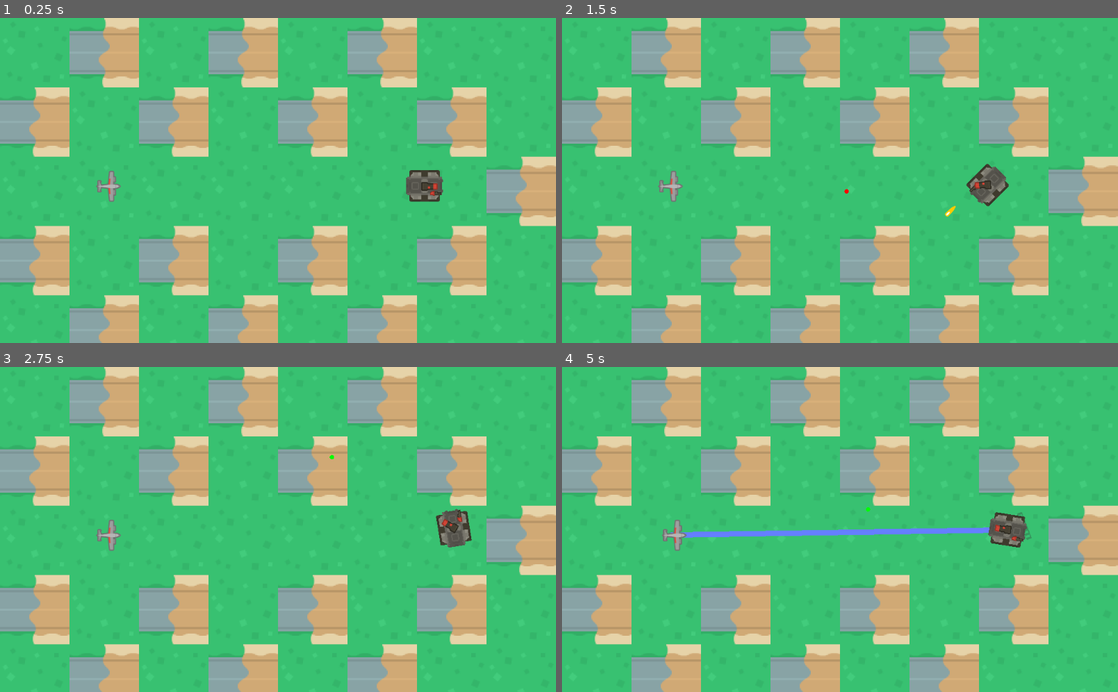
Above: before the commit, frames 1-4 (two rows, left to right).
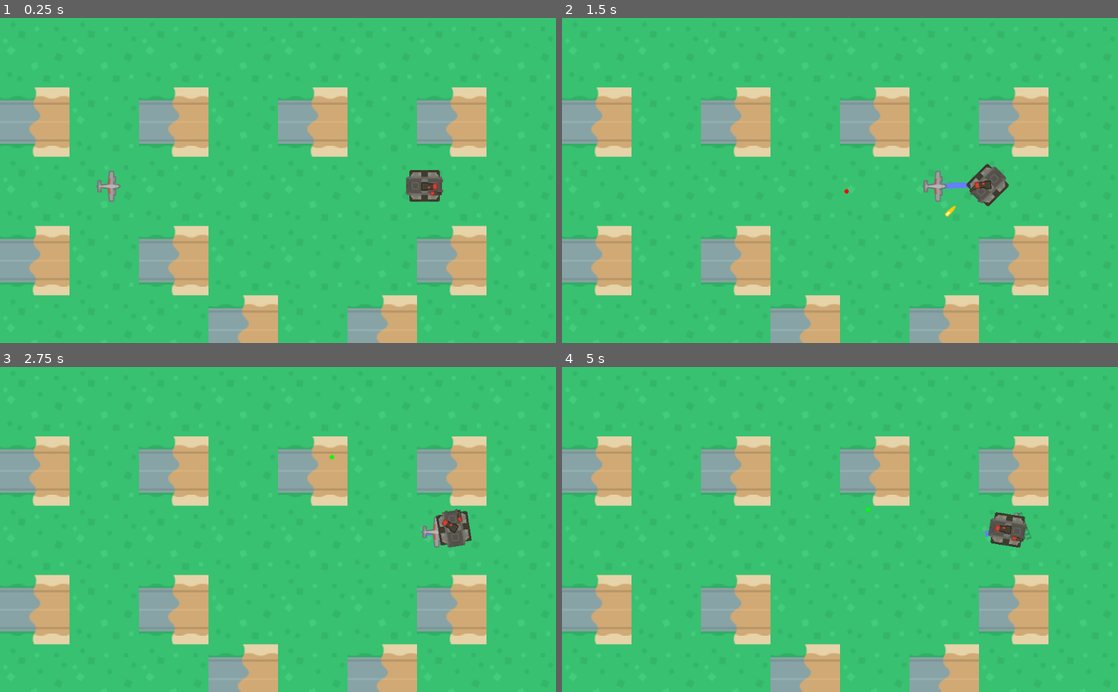
Above: after the commit, the same moments.

Repository: Lucas-B-C-Oliveira/Rougue-Tank-IA
Game: Godot game, scene res://Scenes/TestForPathFinding.tscn
The game is run twice, just before and just after one commit, with the same random seed, the same clock (stepped at 60 frames per second) and the same inputs. This scene is started directly instead of the project's main scene.
Inputs (mouse positions are in pixels of both pictures, inside the frame that each line leads up to):
- Up to frame 1 (0.25 s): no input
- Up to frame 2 (1.5 s): move the mouse to (962, 164) at 0.52 s; hold Right (ui_right) 0.53-1.28 s; right-click (962, 164) at 0.6 s; click (962, 164) at 0.67 s; move the mouse to (728, 196) at 1.27 s; hold Down (ui_down) from 1.28 s (still down); right-click (728, 196) at 1.35 s
- Up to frame 3 (2.75 s): move the mouse to (333, 458) at 2.02 s; release Down (ui_down) at 2.03 s; hold Right (ui_right) from 2.03 s (still down); right-click (333, 458) at 2.1 s
- Up to frame 4 (5 s): move the mouse to (812, 594) at 2.77 s; release Right (ui_right) at 2.78 s; hold Up (ui_up) 2.78-3.53 s; right-click (812, 594) at 2.85 s; click (812, 594) at 2.92 s; move the mouse to (1006, 578) at 3.52 s; hold Left (ui_left) from 3.53 s (still down); right-click (1006, 578) at 3.6 s; move the mouse to (673, 480) at 4.27 s; right-click (673, 480) at 4.35 s

The runs differ from the first frame. In frame 1, 13% of the frame differs, in the area x 12-100%, y 0-100%; in frame 2, 13%; in frame 3, 13%; in frame 4, 14%.

Commit message:
Enemy colliding with player and verification path system

Diff:
--- a/Game/Scenes/TestForPathFinding.tscn
+++ b/Game/Scenes/TestForPathFinding.tscn
@@ -18,7 +18,7 @@
 tile_set = ExtResource( 2 )
 cell_size = Vector2( 128, 128 )
 format = 1
-tile_data = PoolIntArray( 0, 0, 0, 1, 30, 0, 2, 0, 0, 3, 30, 0, 4, 0, 0, 5, 30, 0, 6, 0, 0, 7, 0, 0, 8, 0, 0, 9, 0, 0, 65536, 30, 0, 65537, 0, 0, 65538, 30, 0, 65539, 0, 0, 65540, 30, 0, 65541, 0, 0, 65542, 30, 0, 65543, 0, 0, 65544, 0, 0, 65545, 0, 0, 131072, 0, 0, 131073, 0, 0, 131074, 0, 0, 131075, 0, 0, 131076, 0, 0, 131077, 0, 0, 131078, 0, 0, 131079, 30, 0, 131080, 0, 0, 131081, 0, 0, 196608, 30, 0, 196609, 0, 0, 196610, 30, 0, 196611, 0, 0, 196612, 30, 0, 196613, 0, 0, 196614, 30, 0, 196615, 0, 0, 196616, 0, 0, 196617, 0, 0, 262144, 0, 0, 262145, 30, 0, 262146, 0, 0, 262147, 30, 0, 26214 …(80 unchanged characters)…
+tile_data = PoolIntArray( 0, 0, 0, 1, 0, 0, 2, 0, 0, 3, 0, 0, 4, 0, 0, 5, 0, 0, 6, 0, 0, 7, 0, 0, 8, 0, 0, 9, 0, 0, 65536, 30, 0, 65537, 0, 0, 65538, 30, 0, 65539, 0, 0, 65540, 30, 0, 65541, 0, 0, 65542, 30, 0, 65543, 0, 0, 65544, 0, 0, 65545, 0, 0, 131072, 0, 0, 131073, 0, 0, 131074, 0, 0, 131075, 0, 0, 131076, 0, 0, 131077, 0, 0, 131078, 0, 0, 131079, 0, 0, 131080, 0, 0, 131081, 0, 0, 196608, 30, 0, 196609, 0, 0, 196610, 30, 0, 196611, 0, 0, 196612, 0, 0, 196613, 0, 0, 196614, 30, 0, 196615, 0, 0, 196616, 0, 0, 196617, 0, 0, 262144, 0, 0, 262145, 0, 0, 262146, 0, 0, 262147, 30, 0, 26214 …(80 unchanged characters)…
 
 [node name="Line2D" type="Line2D" parent="."]
 texture_mode = 56
@@ -34,7 +34,7 @@
 shape = SubResource( 1 )
 
 [node name="Timer" type="Timer" parent="."]
-wait_time = 5.0
+wait_time = 0.3
 autostart = true
 
 [node name="Tank" parent="." instance=ExtResource( 5 )]
@@ -42,4 +42,5 @@
 bodie = 6
 barrel = 5
 [connection signal="body_shape_entered" from="Character/Area2D" to="Character" method="_on_Area2D_body_shape_entered"]
+[connection signal="body_shape_exited" from="Character/Area2D" to="Character" method="_on_Area2D_body_shape_exited"]
 [connection signal="timeout" from="Timer" to="." method="_on_Timer_timeout"]
--- a/Game/project.godot
+++ b/Game/project.godot
@@ -15,7 +15,7 @@
 
 [application]
 
-config/name="New Game Project"
+config/name="Rougue-Tank-IA"
 run/main_scene="res://Scenes/test_area.tscn"
 config/icon="res://icon.png"
 
--- a/Game/resources/tileset.tres
+++ b/Game/resources/tileset.tres
@@ -2,40 +2,40 @@
 
 [ext_resource path="res://sprites/terrainTiles-default.png" type="Texture" id=1]
 
+[sub_resource type="NavigationPolygon" id=1]
+vertices = PoolVector2Array( 0, 0, 128, 0, 128, 128, 0, 128 )
+polygons = [ PoolIntArray( 0, 1, 2, 3 ) ]
+
+[sub_resource type="NavigationPolygon" id=2]
+vertices = PoolVector2Array( 0, 0, 128, 0, 128, 128, 0, 128 )
+polygons = [ PoolIntArray( 0, 1, 2, 3 ) ]
+
+[sub_resource type="NavigationPolygon" id=3]
+vertices = PoolVector2Array( 0, 0, 128, 0, 128, 128, 0, 128 )
+polygons = [ PoolIntArray( 0, 1, 2, 3 ) ]
+
+[sub_resource type="NavigationPolygon" id=4]
+vertices = PoolVector2Array( 0, 0, 128, 0, 128, 128, 0, 128 )
+polygons = [ PoolIntArray( 0, 1, 2, 3 ) ]
+
+[sub_resource type="NavigationPolygon" id=5]
+vertices = PoolVector2Array( 0, 0, 128, 0, 128, 128, 0, 128 )
+polygons = [ PoolIntArray( 0, 1, 2, 3 ) ]
+
+[sub_resource type="ConvexPolygonShape2D" id=6]
+points = PoolVector2Array( 24, 0, 32, 0, 32, 128, 24, 128 )
+
+[sub_resource type="ConvexPolygonShape2D" id=7]
+points = PoolVector2Array( 24, 0, 32, 0, 32, 128, 24, 128 )
+
 [sub_resource type="NavigationPolygon" id=8]
 vertices = PoolVector2Array( 0, 0, 128, 0, 128, 128, 0, 128 )
 polygons = [ PoolIntArray( 0, 1, 2, 3 ) ]
 
-[sub_resource type="NavigationPolygon" id=9]
-vertices = PoolVector2Array( 0, 0, 128, 0, 128, 128, 0, 128 )
-polygons = [ PoolIntArray( 0, 1, 2, 3 ) ]
-
-[sub_resource type="NavigationPolygon" id=2]
-vertices = PoolVector2Array( 0, 0, 128, 0, 128, 128, 0, 128 )
-polygons = [ PoolIntArray( 0, 1, 2, 3 ) ]
-
-[sub_resource type="NavigationPolygon" id=10]
-vertices = PoolVector2Array( 0, 0, 128, 0, 128, 128, 0, 128 )
-polygons = [ PoolIntArray( 0, 1, 2, 3 ) ]
-
-[sub_resource type="NavigationPolygon" id=7]
-vertices = PoolVector2Array( 0, 0, 128, 0, 128, 128, 0, 128 )
-polygons = [ PoolIntArray( 0, 1, 2, 3 ) ]
-
-[sub_resource type="ConvexPolygonShape2D" id=3]
-points = PoolVector2Array( 24, 0, 32, 0, 32, 128, 24, 128 )
-
-[sub_resource type="ConvexPolygonShape2D" id=4]
-points = PoolVector2Array( 24, 0, 32, 0, 32, 128, 24, 128 )
-
-[sub_resource type="NavigationPolygon" id=11]
-vertices = PoolVector2Array( 0, 0, 128, 0, 128, 128, 0, 128 )
-polygons = [ PoolIntArray( 0, 1, 2, 3 ) ]
-
-[sub_resource type="ConvexPolygonShape2D" id=5]
+[sub_resource type="ConvexPolygonShape2D" id=9]
 points = PoolVector2Array( 128, 24, 128, 32, 0, 32, 0, 24 )
 
-[sub_resource type="ConvexPolygonShape2D" id=6]
+[sub_resource type="ConvexPolygonShape2D" id=10]
 points = PoolVector2Array( 128, 24, 128, 32, 0, 32, 0, 24 )
 
 [resource]
--- a/Game/scripts/Character.gd
+++ b/Game/scripts/Character.gd
@@ -51,5 +51,12 @@
 
 
 func _on_Area2D_body_shape_entered(body_id, body, body_shape, area_shape):
-	##get_tree().
-	pass
+
+	if body.is_in_group("player"):
+		get_parent().stop_timer()
+
+
+
+func _on_Area2D_body_shape_exited(body_id, body, body_shape, area_shape):
+		if body.is_in_group("player"):
+			get_parent().start_timer()
--- a/Game/scripts/TestForPathFinding-DEMO.gd
+++ b/Game/scripts/TestForPathFinding-DEMO.gd
@@ -21,3 +21,9 @@
 	line_2d.points = new_path
 	character.path = new_path
 	print("Chamou o Timer")
+
+func stop_timer():
+	$Timer.stop()
+
+func start_timer():
+	$Timer.start()
Not shown: 7 places in Game/resources/tileset.tres that only renumber resources
